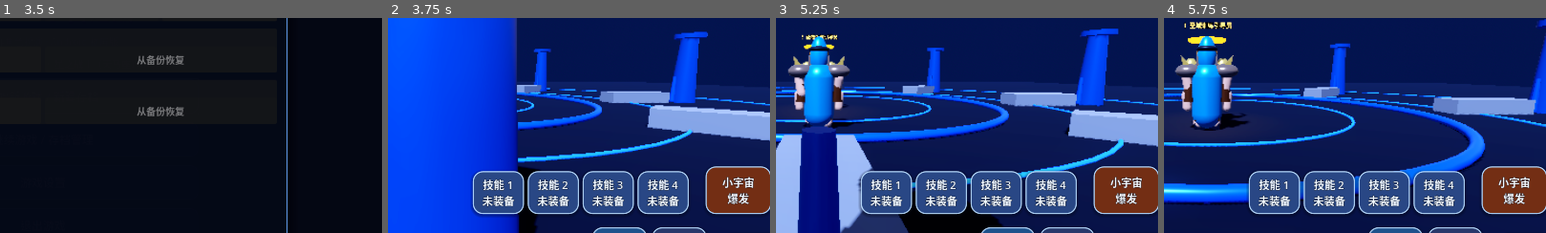
Above: before the commit, frames 1-4 (left to right).
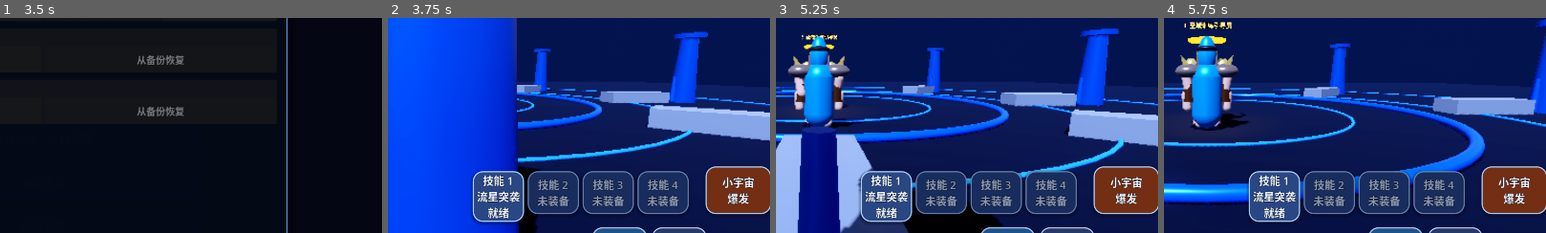
Above: after the commit, the same moments.

Repository: Qazwesrd/Saint-Seiya-Universe-War
Game: Godot game, scene res://scenes/main_menu.tscn
Same seed, same stepped clock (60 frames per second), same inputs: the game is played once before the commit and once after it.
Inputs:
- Up to frame 1 (3.5 s): click "开始新游戏 / 新建存档" at 0.5 s; click "开始新游戏 / 新建存档" at 1.25 s; click "继续游戏 / 存档管理" at 2 s; click "游戏设置" at 2.75 s
- Up to frame 2 (3.75 s): click "读取" at 3.5 s
- Up to frame 3 (5.25 s): click "交谈 / 接任务" at 4.25 s; click "任务导航" at 5 s
- Up to frame 4 (5.75 s): no input
The pictures show only the part of the screen within x 44-94%, y 27-77%; the shares and areas given below are measured in that part.

Frame 1 is identical in both runs. In frame 2, 9.6% of the frame differs, in the area x 21-79%, y 71-97%; in frame 3, 9.4%; in frame 4, 9.4%.

Commit message:
Show live skill cooldown readiness on combat HUD

Diff:
--- a/game/scripts/hud.gd
+++ b/game/scripts/hud.gd
@@ -359,6 +359,33 @@
         skill_button.text = skill_name + "\n" + (str(snappedf(skill_cd, 0.1)) + "s" if skill_cd > 0.0 else "技能")
     if is_instance_valid(burst_button):
         burst_button.text = "小宇宙\n" + (str(snappedf(burst_cd, 0.1)) + "s" if burst_cd > 0.0 else "爆发")
+        burst_button.modulate = Color(0.62, 0.68, 0.78) if burst_cd > 0.0 else Color.WHITE
+    if is_instance_valid(skill_button):
+        skill_button.modulate = Color(0.62, 0.72, 0.84) if skill_cd > 0.0 else Color.WHITE
+    _refresh_skill_cooldown_display()
+
+func _refresh_skill_cooldown_display() -> void:
+    if not is_instance_valid(game.player) or skill_slot_buttons.is_empty():
+        return
+    var class_id := str(RPGState.profile.get("class_id", "pegasus"))
+    var slots: Array = SkillSystem.get_equipped_abilities(class_id)
+    var cooldowns: Dictionary = game.player.get("ability_cooldowns")
+    for i in range(mini(4, skill_slot_buttons.size())):
+        var button := skill_slot_buttons[i]
+        var ability_id := str(slots[i]) if i < slots.size() else ""
+        var ability: Dictionary = SkillSystem.get_ability_data(class_id, ability_id) if ability_id != "" else {}
+        var remaining := maxf(0.0, float(cooldowns.get(ability_id, 0.0)))
+        if ability_id == "":
+            button.modulate = Color(0.58, 0.62, 0.7)
+            continue
+        var ability_name := str(ability.get("name", "技能"))
+        if remaining > 0.0:
+            button.text = "技能 %d\n%s\n%.1fs" % [i + 1, ability_name, snappedf(remaining, 0.1)]
+            button.modulate = Color(0.58, 0.66, 0.78)
+        else:
+            button.text = "技能 %d\n%s\n就绪" % [i + 1, ability_name]
+            button.modulate = Color.WHITE
+
 func refresh_skill_slots() -> void:
     if skill_slot_buttons.is_empty():
         return
